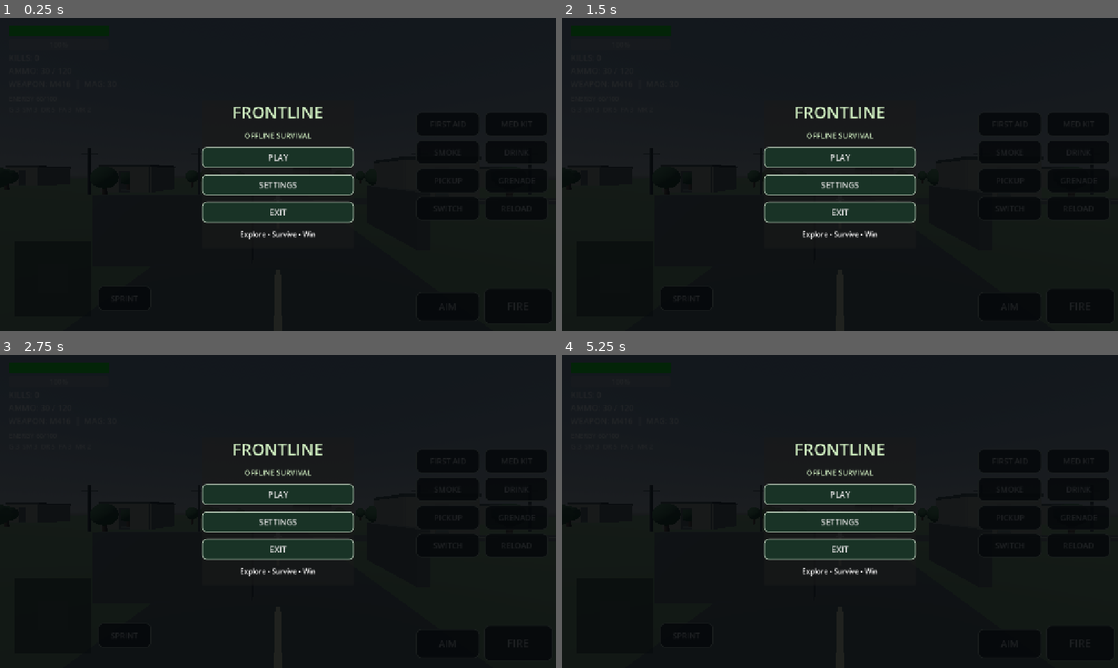
Above: before the commit, frames 1-4 (two rows, left to right).
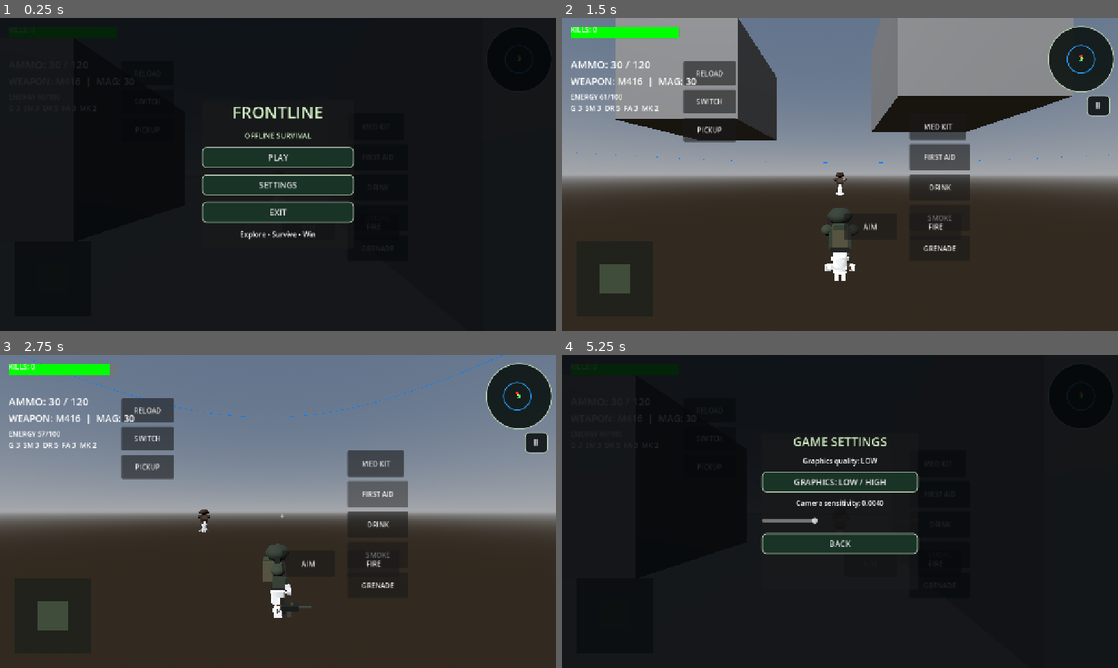
Above: after the commit, the same moments.

Repository: nagaradi/Frontline
Game: Godot game, scene res://main.tscn
The game is run twice, just before and just after one commit, with the same random seed, the same clock (stepped at 60 frames per second) and the same inputs.
Inputs (mouse positions are in pixels of both pictures, inside the frame that each line leads up to):
- Up to frame 1 (0.25 s): no input
- Up to frame 2 (1.5 s): click "PLAY" at 0.5 s; click (840, 158) at 1.25 s, where only the run before the commit has a clickable "PLAY"
- Up to frame 3 (2.75 s): tap Enter at 2 s; move the mouse to (400, 495) at 2.02 s; hold D (move_right) from 2.03 s (still down); hold Shift from 2.03 s (still down); click (400, 495) at 2.17 s; tap Space (jump) at 2.27 s
- Up to frame 4 (5.25 s): release D (move_right) at 2.75 s; release Shift at 2.75 s; click (1095, 442) at 2.75 s, where only the run after the commit has a clickable "Ⅱ"; click (840, 505) at 3.5 s, where only the run after the commit has a clickable "RESTART MATCH"; click "FIRE" at 4.25 s; click "SETTINGS" at 5 s

The runs differ from the first frame. In frame 1, less than 0.1% of the frame differs, in the area x 3-16%, y 3-21%; in frame 2, 88%; in frame 3, 92%, in the area x 0-100%, y 0-100%; in frame 4, 6.6%.
Error before the commit: Trying to assign an array of type "Array" to a variable of type "Array[String]". (res://player.gd:517)
Error after the commit: Parse Error: Cannot find member "INPUT_TYPE_NUMBER" in base "LineEdit". (res://main.gd:638)

Commit message:
Add ENet online lobby and remote player synchronization

Diff:
--- a/main.gd
+++ b/main.gd
@@ -14,6 +14,11 @@
 var event_rng := RandomNumberGenerator.new()
 var event_label: Label
 var aim_feedback_timer := 0.0
+var _fl_network_panel: PanelContainer
+var _fl_network_status: Label
+var _fl_address_input: LineEdit
+var _fl_port_input: LineEdit
+var _fl_network_tick := 0.0
 
 func _ready() -> void:
 	event_rng.randomize()
@@ -38,11 +43,19 @@
 	_fix_hud_layout()
 	apply_graphics_preset(false)
 	Input.mouse_mode = Input.MOUSE_MODE_VISIBLE
+	_fl_setup_multiplayer_lobby()
 	print("FRONTLINE WORLD READY")
 
 func _process(delta: float) -> void:
 	if not is_instance_valid(player):
 		return
+	_fl_network_tick += delta
+	if _fl_network_tick >= 0.05:
+		_fl_network_tick = 0.0
+		if multiplayer.has_multiplayer_peer() and multiplayer.multiplayer_peer.get_connection_status() == MultiplayerPeer.CONNECTION_CONNECTED:
+			var local_id := multiplayer.get_unique_id()
+			if player.get_multiplayer_authority() == local_id:
+				rpc("_fl_receive_player_state", local_id, player.global_position, player.rotation.y)
 	red_zone_timer -= delta
 	airdrop_timer -= delta
 	if red_zone_timer <= 0.0:
@@ -589,3 +602,170 @@
 	water_mat.transparency = BaseMaterial3D.TRANSPARENCY_ALPHA
 	water_mat.roughness = 0.18
 	_add_visual_box(self, "ShallowWater", Vector3(24.0, -0.08, 78.0), Vector3(58.0, 0.08, 8.0), water_mat)
+
+
+# Basic ENet multiplayer lobby. The host must be reachable by other devices.
+func _fl_setup_multiplayer_lobby() -> void:
+	multiplayer.peer_connected.connect(_fl_on_peer_connected)
+	multiplayer.peer_disconnected.connect(_fl_on_peer_disconnected)
+	multiplayer.connected_to_server.connect(_fl_on_connected_to_server)
+	multiplayer.connection_failed.connect(_fl_on_connection_failed)
+	multiplayer.server_disconnected.connect(_fl_on_server_disconnected)
+	var layer := get_node_or_null("MobileUI") as CanvasLayer
+	if layer == null:
+		layer = CanvasLayer.new()
+		layer.name = "MobileUI"
+		add_child(layer)
+	_fl_network_panel = PanelContainer.new()
+	_fl_network_panel.name = "OnlineLobby"
+	_fl_network_panel.position = Vector2(18, 235)
+	_fl_network_panel.custom_minimum_size = Vector2(310, 0)
+	layer.add_child(_fl_network_panel)
+	var column := VBoxContainer.new()
+	column.add_theme_constant_override("separation", 6)
+	_fl_network_panel.add_child(column)
+	var heading := Label.new()
+	heading.text = "FRONTLINE ONLINE"
+	column.add_child(heading)
+	_fl_address_input = LineEdit.new()
+	_fl_address_input.placeholder_text = "Host IP (e.g. 192.168.1.5)"
+	_fl_address_input.text = ""
+	column.add_child(_fl_address_input)
+	_fl_port_input = LineEdit.new()
+	_fl_port_input.placeholder_text = "Port"
+	_fl_port_input.text = "7777"
+	_fl_port_input.max_length = 5
+	_fl_port_input.input_type = LineEdit.INPUT_TYPE_NUMBER
+	column.add_child(_fl_port_input)
+	var host_button := Button.new()
+	host_button.text = "HOST MATCH (LAN)"
+	host_button.pressed.connect(_fl_host_match)
+	column.add_child(host_button)
+	var join_button := Button.new()
+	join_button.text = "JOIN MATCH"
+	join_button.pressed.connect(_fl_join_match)
+	column.add_child(join_button)
+	var disconnect_button := Button.new()
+	disconnect_button.text = "DISCONNECT"
+	disconnect_button.pressed.connect(_fl_disconnect_match)
+	column.add_child(disconnect_button)
+	_fl_network_status = Label.new()
+	_fl_network_status.text = "Offline practice. Host or join to sync players."
+	_fl_network_status.autowrap_mode = TextServer.AUTOWRAP_WORD_SMART
+	column.add_child(_fl_network_status)
+
+func _fl_read_port() -> int:
+	var port_value := int(_fl_port_input.text.strip_edges())
+	if port_value < 1 or port_value > 65535:
+		return 7777
+	return port_value
+
+func _fl_host_match() -> void:
+	_fl_disconnect_match(false)
+	var peer := ENetMultiplayerPeer.new()
+	var err := peer.create_server(_fl_read_port(), 16)
+	if err != OK:
+		_fl_set_network_status("Host failed (error %d). Check the port." % err)
+		return
+	multiplayer.multiplayer_peer = peer
+	player.set_multiplayer_authority(multiplayer.get_unique_id())
+	_fl_set_network_status("Hosting on port %d. Same Wi-Fi works; internet needs a reachable server/port." % _fl_read_port())
+
+func _fl_join_match() -> void:
+	var address := _fl_address_input.text.strip_edges()
+	if address.is_empty():
+		_fl_set_network_status("Enter the host's IP address first.")
+		return
+	_fl_disconnect_match(false)
+	var peer := ENetMultiplayerPeer.new()
+	var err := peer.create_client(address, _fl_read_port())
+	if err != OK:
+		_fl_set_network_status("Could not start connection (error %d)." % err)
+		return
+	multiplayer.multiplayer_peer = peer
+	_fl_set_network_status("Connecting to %s:%d..." % [address, _fl_read_port()])
+
+func _fl_disconnect_match(update_status: bool = true) -> void:
+	if multiplayer.has_multiplayer_peer():
+		multiplayer.multiplayer_peer.close()
+		multiplayer.multiplayer_peer = null
+	for child in get_children():
+		if child.name.begins_with("RemotePlayer_"):
+			child.queue_free()
+	if is_instance_valid(player):
+		player.set_multiplayer_authority(1)
+	if update_status:
+		_fl_set_network_status("Disconnected. Offline practice is ready.")
+
+func _fl_set_network_status(message: String) -> void:
+	if is_instance_valid(_fl_network_status):
+		_fl_network_status.text = message
+
+func _fl_on_connected_to_server() -> void:
+	player.set_multiplayer_authority(multiplayer.get_unique_id())
+	_fl_set_network_status("Connected to host. Player sync active.")
+
+func _fl_on_connection_failed() -> void:
+	_fl_set_network_status("Connection failed. Check IP, port, Wi-Fi and host availability.")
+	_fl_disconnect_match(false)
+
+func _fl_on_server_disconnected() -> void:
+	_fl_set_network_status("Host disconnected.")
+	_fl_disconnect_match(false)
+
+func _fl_on_peer_connected(peer_id: int) -> void:
+	if peer_id == multiplayer.get_unique_id():
+		return
+	_fl_spawn_remote_player(peer_id)
+	if multiplayer.is_server():
+		var ids: Array[int] = [1]
+		for connected_id in multiplayer.get_peers():
+			ids.append(int(connected_id))
+		rpc("_fl_receive_existing_players", ids)
+		_fl_set_network_status("Hosting. Players connected: %d" % (multiplayer.get_peers().size() + 1))
+
+func _fl_on_peer_disconnected(peer_id: int) -> void:
+	var remote := get_node_or_null("RemotePlayer_%d" % peer_id)
+	if remote != null:
+		remote.queue_free()
+	if multiplayer.is_server():
+		_fl_set_network_status("Hosting. Players connected: %d" % (multiplayer.get_peers().size() + 1))
+
+func _fl_spawn_remote_player(peer_id: int) -> void:
+	if not is_instance_valid(player) or peer_id == multiplayer.get_unique_id():
+		return
+	var node_name := "RemotePlayer_%d" % peer_id
+	if get_node_or_null(node_name) != null:
+		return
+	var remote := player.duplicate(Node.DUPLICATE_USE_INSTANTIATION) as CharacterBody3D
+	if remote == null:
+		return
+	remote.name = node_name
+	add_child(remote)
+	remote.set_multiplayer_authority(peer_id)
+	remote.set_physics_process(false)
+	remote.set_process(false)
+	var remote_camera := remote.get_node_or_null("CameraPivot/SpringArm3D/Camera3D") as Camera3D
+	if remote_camera != null:
+		remote_camera.current = false
+		remote_camera.enabled = false
+	remote.global_position = Vector3(float(peer_id % 4) * 2.0, 0.95, 2.0 + float(peer_id % 3) * 2.0)
+
+@rpc("authority", "call_remote", "reliable")
+func _fl_receive_existing_players(peer_ids: Array) -> void:
+	for raw_id in peer_ids:
+		var peer_id := int(raw_id)
+		if peer_id != multiplayer.get_unique_id():
+			_fl_spawn_remote_player(peer_id)
+
+@rpc("any_peer", "call_remote", "unreliable_ordered")
+func _fl_receive_player_state(peer_id: int, world_position: Vector3, yaw: float) -> void:
+	if peer_id == multiplayer.get_unique_id():
+		return
+	var remote := get_node_or_null("RemotePlayer_%d" % peer_id) as CharacterBody3D
+	if remote == null:
+		_fl_spawn_remote_player(peer_id)
+		remote = get_node_or_null("RemotePlayer_%d" % peer_id) as CharacterBody3D
+	if remote != null:
+		remote.global_position = remote.global_position.lerp(world_position, 0.65)
+		remote.rotation.y = yaw
